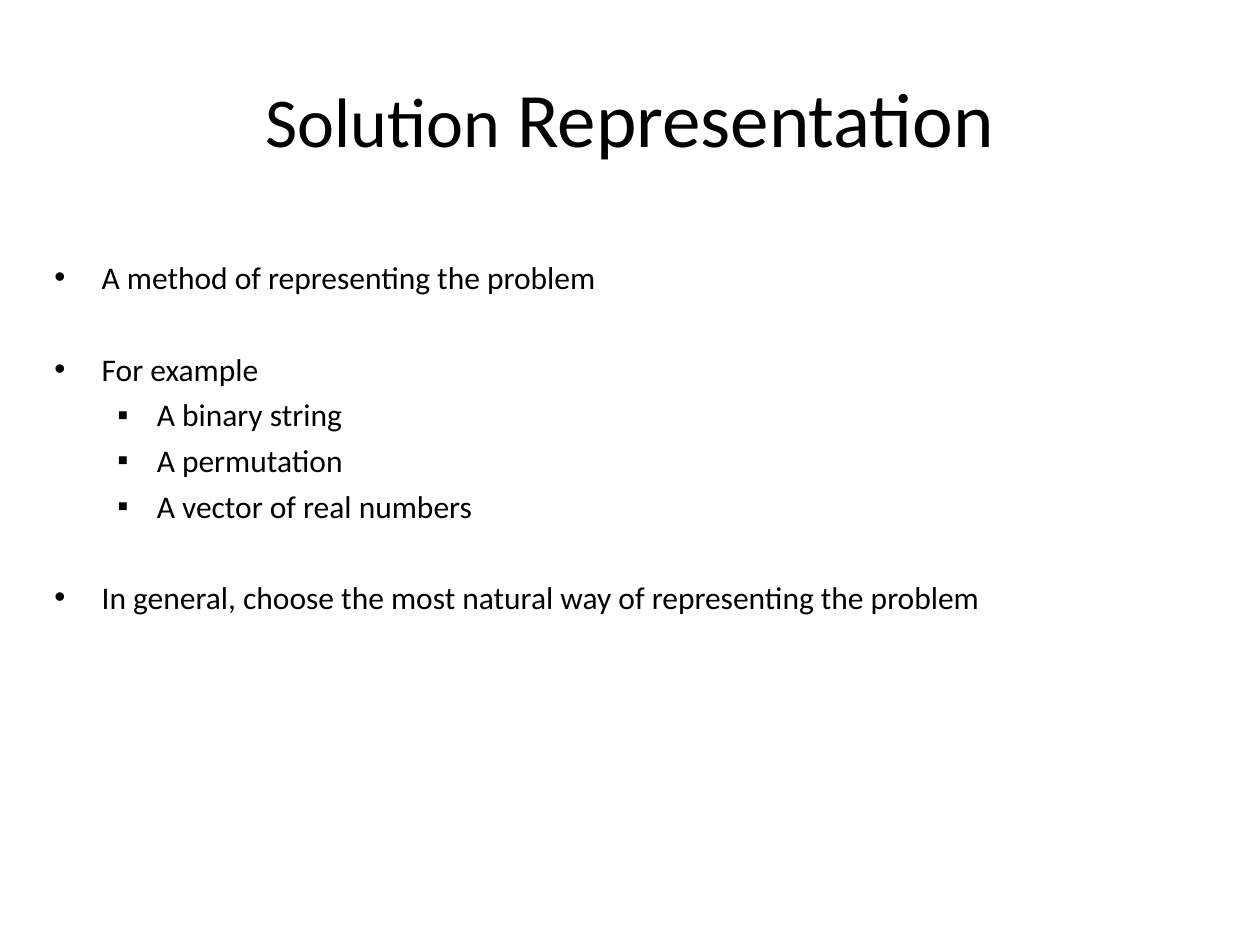
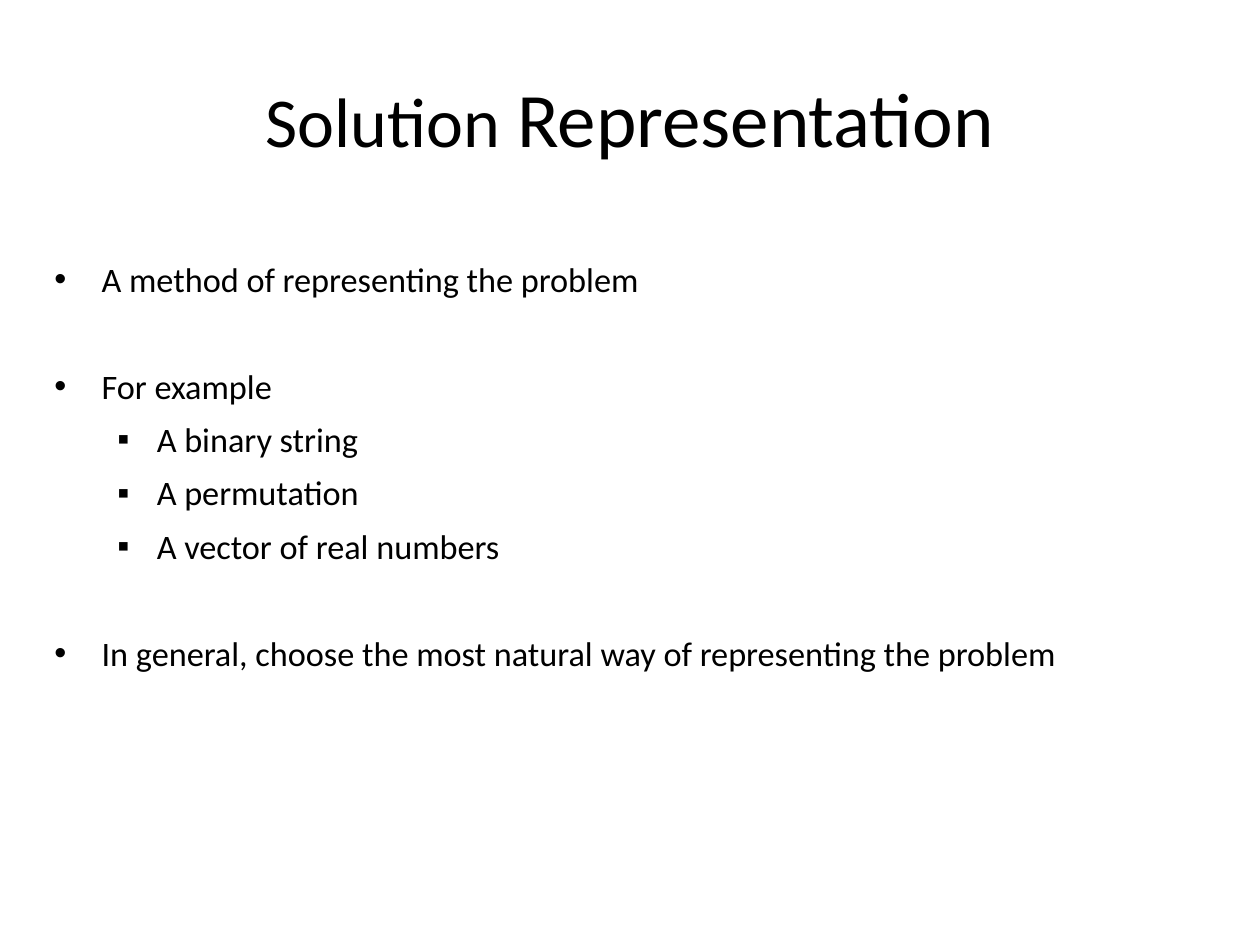
Before and after one commit to jackfrost13/HITK-SEM06, a slide deck: slide 4 of ARTIFICIAL INTELLIGENCE [CSEN3281]/Local Search.ppt (slide 3 before the commit). Drawn at 1260x945 pixels with LibreOffice and Linux fonts; fonts in the diff are those of the drawing. Boxes give left, top, right and bottom in pixels: in the first picture for what was removed or moved away, otherwise in the second. Text is boxed around its words. In the diff, an @@ line names an element or a change of style, - is before the commit and + after.

```diff
--- a/ARTIFICIAL INTELLIGENCE [CSEN3281]/Local Search.ppt
+++ b/ARTIFICIAL INTELLIGENCE [CSEN3281]/Local Search.ppt
@@ text "A method of representing the ..." at (102,268,1056,672): size 18 to 19.6 pt; more space between paragraphs @@
```
Also in this commit, not shown: 8 other slides changed, 4 slides added, 4 other files.
